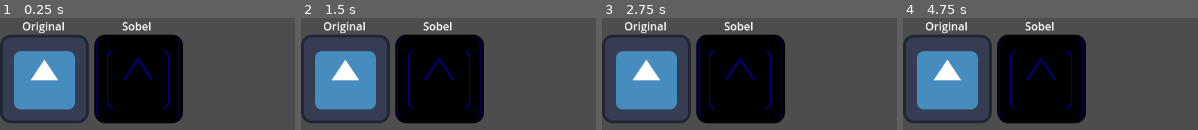
Above: before the commit, frames 1-4 (left to right).
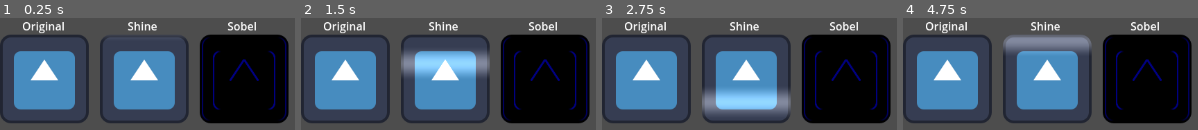
Above: after the commit, the same moments.

Repository: JakubSzukala/gdshader-experimentation
Game: Godot game, scene res://main.tscn
Same seed, same stepped clock (60 frames per second), same inputs: the game is played once before the commit and once after it. The engine's default icon, where the game draws it, is replaced by a stand-in: a white triangle on a blue panel in a dark square.
Inputs:
- Up to frame 1 (0.25 s): no input
- Up to frame 2 (1.5 s): no input
- Up to frame 3 (2.75 s): no input
- Up to frame 4 (4.75 s): tap Enter at 4.25 s

The runs differ from the first frame. In frame 1, 49% of the frame differs, in the area x 31-98%, y 3-94%; in frame 2, 49%; in frame 3, 49%; in frame 4, 49%.

Commit message:
Add shine shader, fixup sobel and make presentation nicer

Diff:
--- a/main.tscn
+++ b/main.tscn
@@ -1,10 +1,17 @@
-[gd_scene load_steps=4 format=3 uid="uid://sopyc5r5yoop"]
+[gd_scene load_steps=6 format=3 uid="uid://sopyc5r5yoop"]
 
-[ext_resource type="Shader" path="res://new_shader.gdshader" id="1_qa3rm"]
+[ext_resource type="Shader" path="res://sobel.gdshader" id="1_qa3rm"]
 [ext_resource type="Texture2D" uid="uid://c68cjpetlpuvs" path="res://icon.svg" id="2_o2dfa"]
+[ext_resource type="Shader" path="res://shine.gdshader" id="3_rkk11"]
 
 [sub_resource type="ShaderMaterial" id="ShaderMaterial_q3wrl"]
 shader = ExtResource("1_qa3rm")
+
+[sub_resource type="ShaderMaterial" id="ShaderMaterial_mu1vs"]
+shader = ExtResource("3_rkk11")
+shader_parameter/shine_bound = 0.2
+shader_parameter/shine_strength = 0.3
+shader_parameter/shine_frequency = 0.25
 
 [node name="Main" type="Node"]
 
@@ -19,15 +26,27 @@
 offset_bottom = -65.0
 text = "Original"
 
-[node name="Shadered" type="Sprite2D" parent="."]
+[node name="Sobel" type="Sprite2D" parent="."]
 material = SubResource("ShaderMaterial_q3wrl")
-position = Vector2(200, 88)
+position = Vector2(352, 88)
 texture = ExtResource("2_o2dfa")
 
-[node name="Label" type="Label" parent="Shadered"]
+[node name="Label" type="Label" parent="Sobel"]
 offset_left = -24.0
 offset_top = -88.0
 offset_right = 24.0
 offset_bottom = -65.0
 text = "Sobel
 "
+
+[node name="Shine" type="Sprite2D" parent="."]
+material = SubResource("ShaderMaterial_mu1vs")
+position = Vector2(208, 88)
+texture = ExtResource("2_o2dfa")
+
+[node name="Label" type="Label" parent="Shine"]
+offset_left = -24.0
+offset_top = -88.0
+offset_right = 16.0
+offset_bottom = -65.0
+text = "Shine"
--- /dev/null
+++ b/shine.gdshader
@@ -0,0 +1,51 @@
+shader_type canvas_item;
+
+// Just a quick note for future me on how to get int pixel position
+// int pix_pos = int(UV.y * TEXTURE_PIXEL_SIZE.y);
+// int height = int(1.0/TEXTURE_PIXEL_SIZE.y);
+// int pix_pos = int(UV.y * float(height));
+
+/**
+ * Upper and lower limit of the flash so if glow_center is at some y then
+ * glow will reach out from y - flash_bound to y + flash_bound
+ */
+uniform float shine_bound = 0.2;
+uniform float shine_strength = 0.3;
+uniform float shine_frequency = 0.25;
+
+void fragment() {
+	/**
+	 * Below is quite some vodoo magic so I will try to explain it:
+
+	 *     fract(TIME * shine_frequency)......
+	 *
+	 * Above part will get us a kind of triangular wave with frequency equal to
+	 * shine_frequency. This is nice because it gives us time dependent function
+	 * with values in [0, 1] range, so it is perfect for positioning glow_center.
+	 *
+	 *     ...... * (1.0 + 2.0 * shine_bound) - shine_bound;
+	 *
+	 * Well it's almost perfect. If the shine moves between exactly [0, 1] the
+	 * animation will work but it will look choppy, because the shine will
+	 * instantly appear at 0.0 and disapear at 1.0. To aid that we can move the
+	 * shine slightly before 0.0 and slightly after 1.0 so it smoothly disappears
+	 * and appears. The above part does just that. We scale the position we got
+	 * from earlier so it can fit 2 times flash_bound and shift it down by single
+	 * flash_bound. So after that glow_center will be in range:
+	 * [0.0 - flash_bound, 1.0 + flash_bound].
+	 */
+	float shine_center = fract(TIME * shine_frequency) * (1.0 + 2.0 * shine_bound) - shine_bound;
+
+	/**
+	 * Below is little bit more straight forward. We get distance between pixel
+	 * and shine center and we scale the shine depending on the distance from
+	 * distance_from_shine_center. Bigger the distance, lower the "shine" value.
+	 * And we cut out entirely after shine_bound.
+	 */
+	float distance_from_shine_center = abs(UV.y - shine_center);
+	if (distance_from_shine_center < shine_bound) {
+		float shine;
+		shine = -smoothstep(0.0, shine_bound, distance_from_shine_center) + 1.0;
+		COLOR.rgb = clamp(COLOR.rgb + shine * shine_strength, 0.0, 1.0);
+	}
+}
--- a/new_shader.gdshader
+++ b/sobel.gdshader
@@ -7,13 +7,14 @@
 		vec3(0.0, 0.0, 0.0),
 		vec3(-1.0, -2.0, -1.0)
 	);
+
 	float convolution = 0.0;
-	for (float column = 0.0; column < 3.0; column++) {
-		for (float row = 0.0; row < 3.0; row++) {
+	for (int column = -1; column <= 1; column++) {
+		for (int row = -1; row <= 1; row++) {
 			// Fetch neighboring pixel
-			vec3 neighbor = texture(TEXTURE, UV + vec2(TEXTURE_PIXEL_SIZE.x * column, TEXTURE_PIXEL_SIZE.y * row)).rgb;
+			vec3 neighbor = texture(TEXTURE, UV + vec2(TEXTURE_PIXEL_SIZE.x * float(column), TEXTURE_PIXEL_SIZE.y * float(row))).rgb;
 			float neighbor_mono = (0.2125 * neighbor.r) + (0.7154 * neighbor.g) + (0.0721 * neighbor.b);
-			convolution += neighbor_mono * sobel_x[int(column)][int(row)];
+			convolution += neighbor_mono * sobel_x[column + 1][row + 1];
 		}
 	}
 
